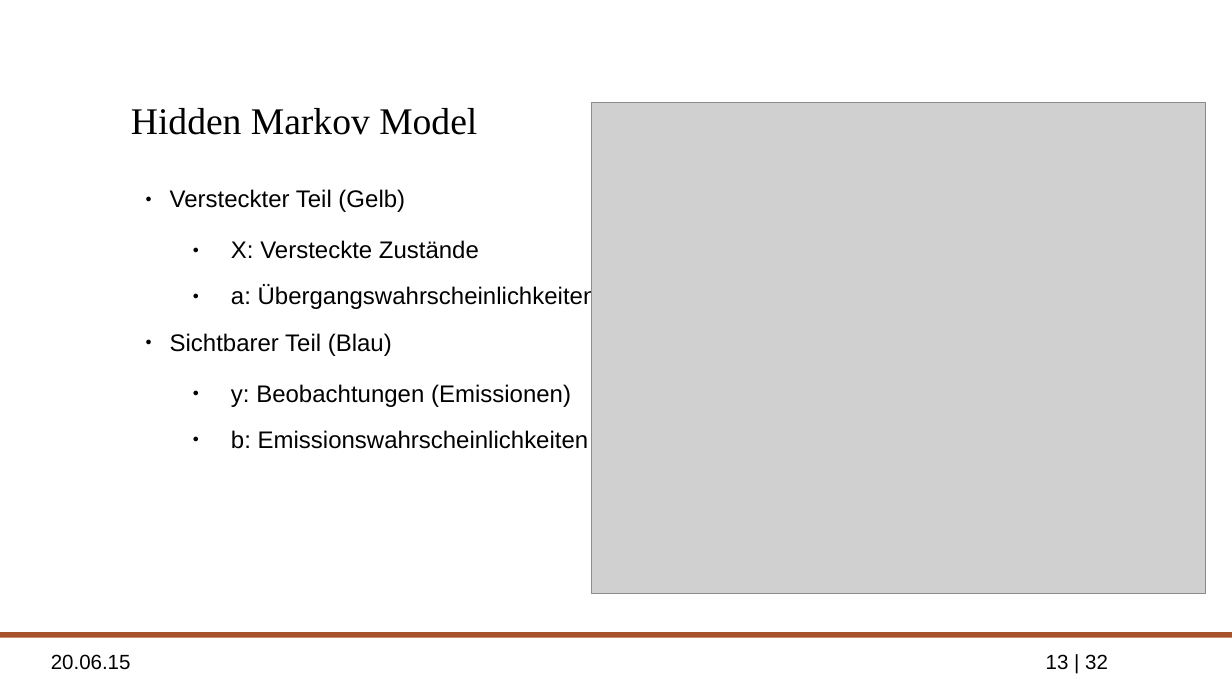
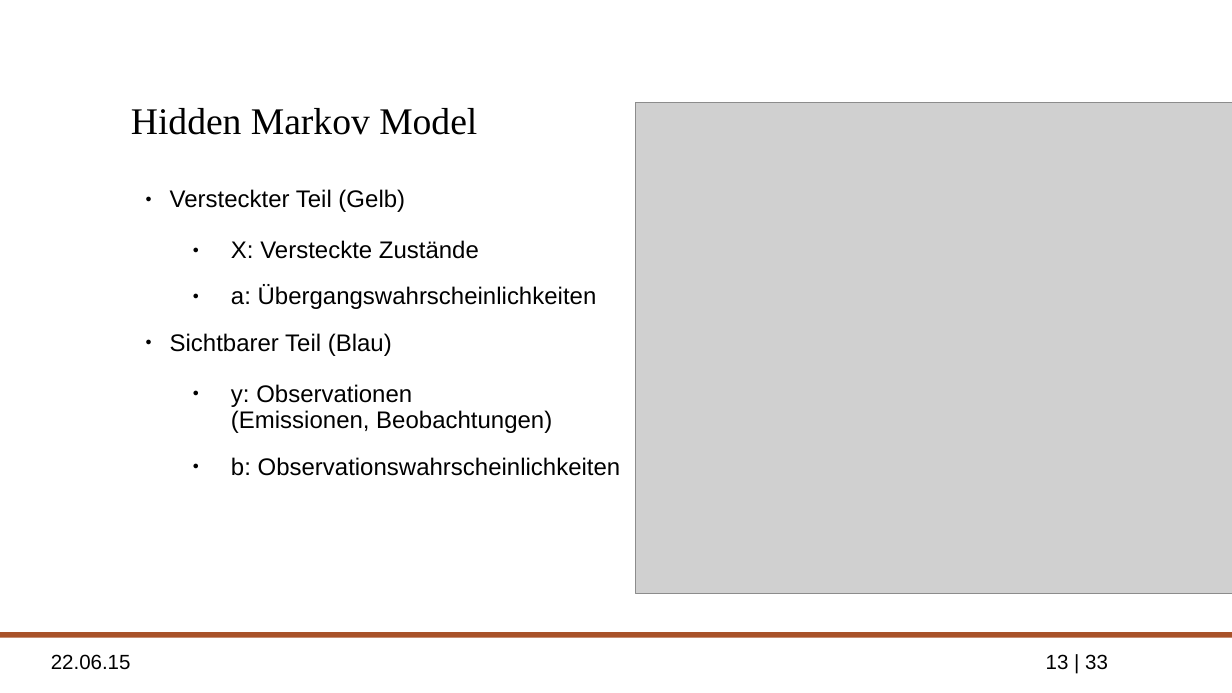
Before and after one commit to ppasler/Formale-Methoden-HMM, a slide deck: slide 13 of presentation/formale_methoden_hmm_pasler_presentation.odp. Drawn at 1232x693 pixels with LibreOffice and Linux fonts; fonts in the diff are those of the drawing; grey boxes stand for pictures; background and template pictures are left out. Boxes give left, top, right and bottom in pixels: in the first picture for what was removed or moved away, otherwise in the second. Text is boxed around its words. In the diff, an @@ line names an element or a change of style, - is before the commit and + after.

```diff
--- a/presentation/formale_methoden_hmm_pasler_presentation.odp
+++ b/presentation/formale_methoden_hmm_pasler_presentation.odp
@@ picture: place and size @@
-picture at [591,102,1205,594]
+picture at [636,102,1232,594]
@@ text at [231,384,621,476]: text changed @@
-  ● y: Beobachtungen (Emissionen)
-  ● b: Emissionswahrscheinlichkeiten
+  ● y: Observationen
+    (Emissionen, Beobachtungen)
+  ● b: Observationswahrscheinlichkeiten
@@ text at [51,654,131,670]: text changed @@
-20.06.15
+22.06.15
@@ page number at [1046,654,1108,670]: text changed @@
-13 | 32
+13 | 33
```
Also in this commit, not shown: 30 other slides changed, 1 slide added, 1 other file.
